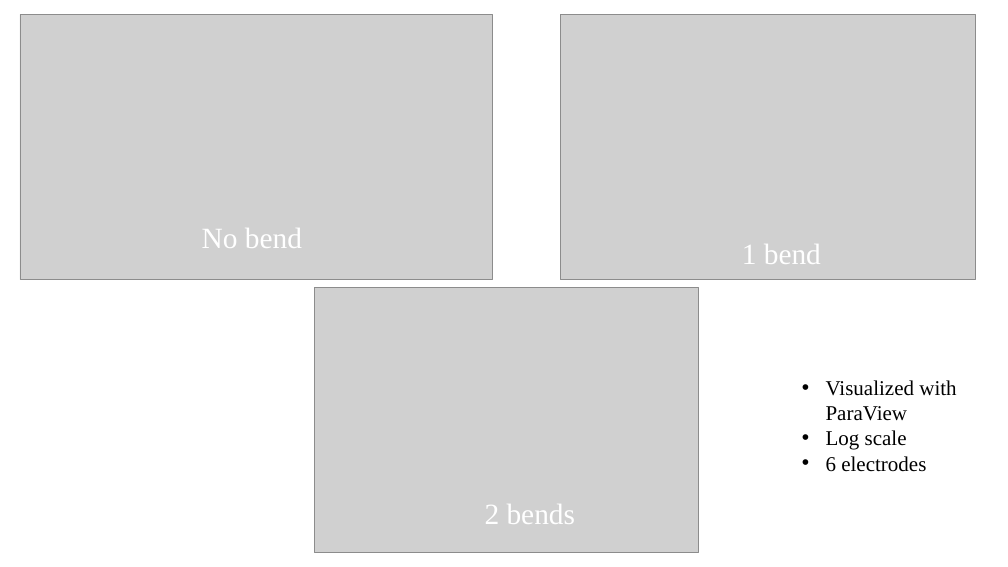
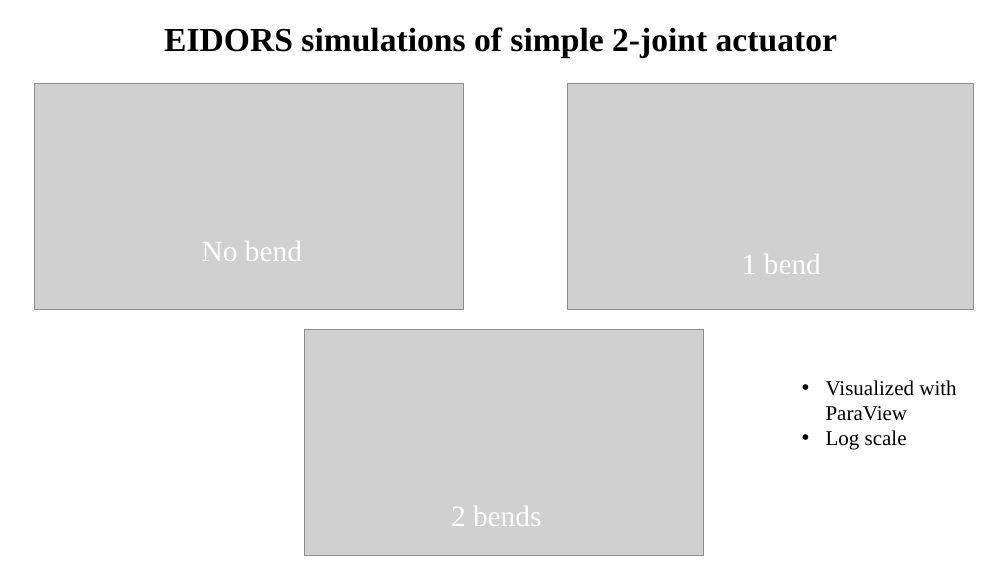
Before and after one commit to cdelor02/mres-thesis, a slide deck: slide 4 of weekly_updates/mres_project_update_22_03_2021.pptx. Drawn at 1008x567 pixels with LibreOffice and Linux fonts; fonts in the diff are those of the drawing; grey boxes stand for pictures. Boxes give left, top, right and bottom in pixels: in the first picture for what was removed or moved away, otherwise in the second. Text is boxed around its words. In the diff, an @@ line names an element or a change of style, - is before the commit and + after.

Commit message:
sim images for slides

```diff
--- a/weekly_updates/mres_project_update_22_03_2021.pptx
+++ b/weekly_updates/mres_project_update_22_03_2021.pptx
@@ text added at box(164, 27, 837, 57), 32 pt, text #000000, bold @@
+EIDORS simulations of simple 2-joint actuator
@@ picture: place and size @@
-picture at box(20, 14, 492, 280)
+picture at box(35, 84, 464, 309)
@@ picture: place and size @@
-picture at box(560, 14, 975, 280)
+picture at box(568, 84, 974, 309)
@@ text "No bend": place and size @@
-text "No bend" at box(202, 228, 302, 248)
+text "No bend" at box(202, 241, 302, 261)
@@ text "1 bend": place and size @@
-text "1 bend" at box(742, 244, 821, 264)
+text "1 bend" at box(742, 254, 821, 274)
@@ picture: place and size @@
-picture at box(315, 287, 699, 553)
+picture at box(305, 330, 704, 555)
@@ text at box(826, 456, 926, 472): paragraph removed @@
-• 6 electrodes
@@ text "2 bends": place and size @@
-text "2 bends" at box(485, 504, 576, 524)
+text "2 bends" at box(451, 506, 542, 526)
```
Also in this commit, not shown: 2 other slides changed, 1 slide added, 31 other files.
